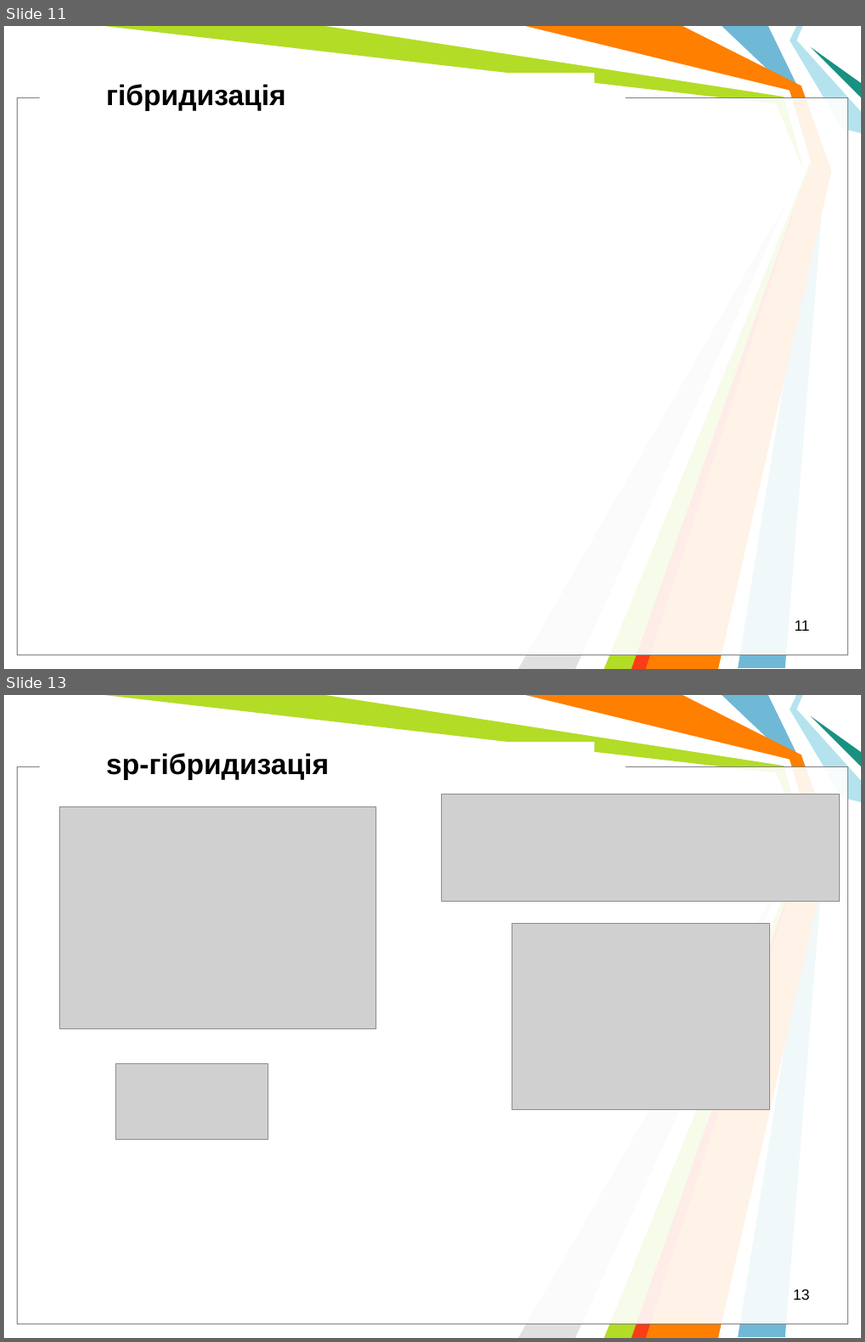
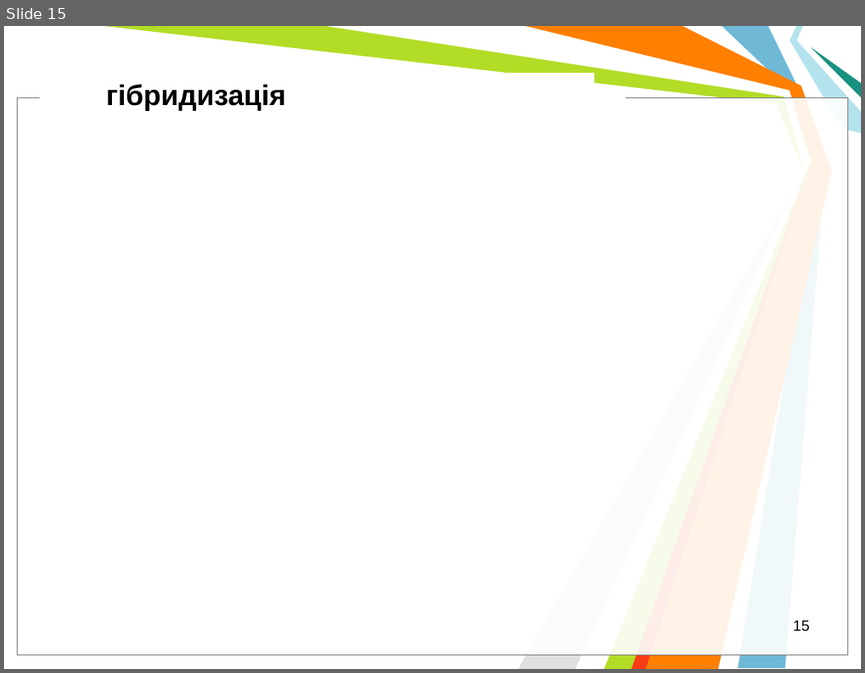
Before and after one commit to l432/NMK, a slide deck: Lecture/Nanoelectronika/Present/NanoelectronV5.ppt. Shown one above the other, each under a label of ours: slides 11 and 13 before the commit, slide 15 after it; the slides between them are not shown. The pictures are 865x1342 and 865x673 pixels, drawn with LibreOffice and Linux fonts; fonts in the diff are those of the drawing; grey boxes stand for pictures; background and template pictures are left out. Boxes give left, top, right and bottom in pixels: in the first picture for what was removed or moved away, otherwise in the second. Text is boxed around its words. In the diff, an @@ line names an element or a change of style, - is before the commit and + after.

```diff
--- a/Lecture/Nanoelectronika/Present/NanoelectronV5.ppt
+++ b/Lecture/Nanoelectronika/Present/NanoelectronV5.ppt
@@ slide 13 removed at bbox=[4, 695, 861, 1338], background #FFFFFF; not listed: 11 template elements that a slide beside it also shows @@
@@ text removed at bbox=[106, 753, 329, 780] @@
-sp-гібридизація
@@ picture removed at bbox=[442, 794, 840, 901] @@
@@ picture removed at bbox=[60, 807, 375, 1029] @@
@@ picture removed at bbox=[512, 924, 769, 1110] @@
@@ picture removed at bbox=[115, 1063, 268, 1140] @@
@@ page number removed at bbox=[793, 1288, 809, 1299] @@
-13
@@ what was slide 11 is now slide 15 @@
@@ page number at bbox=[793, 620, 809, 630]: text changed @@
-11
+15
```
Also in this commit, not shown: 5 slides added, 1 other slide removed.
